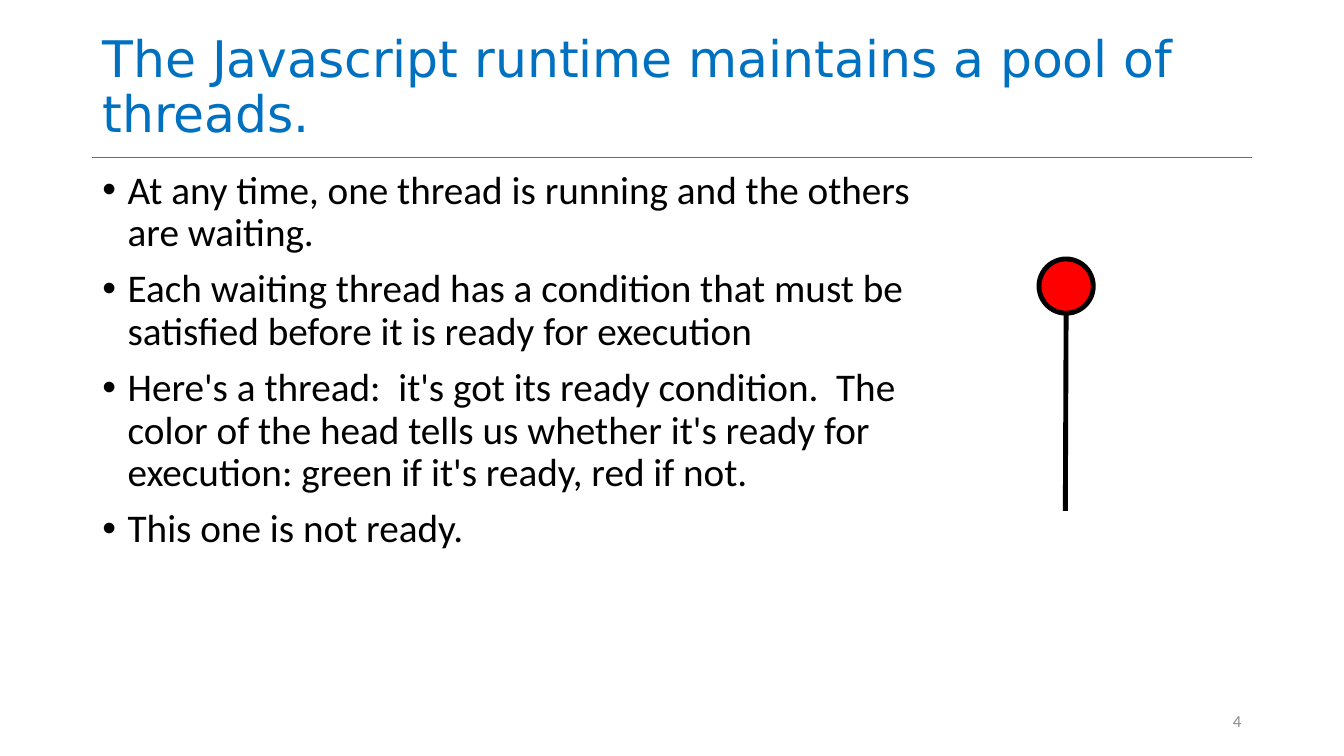
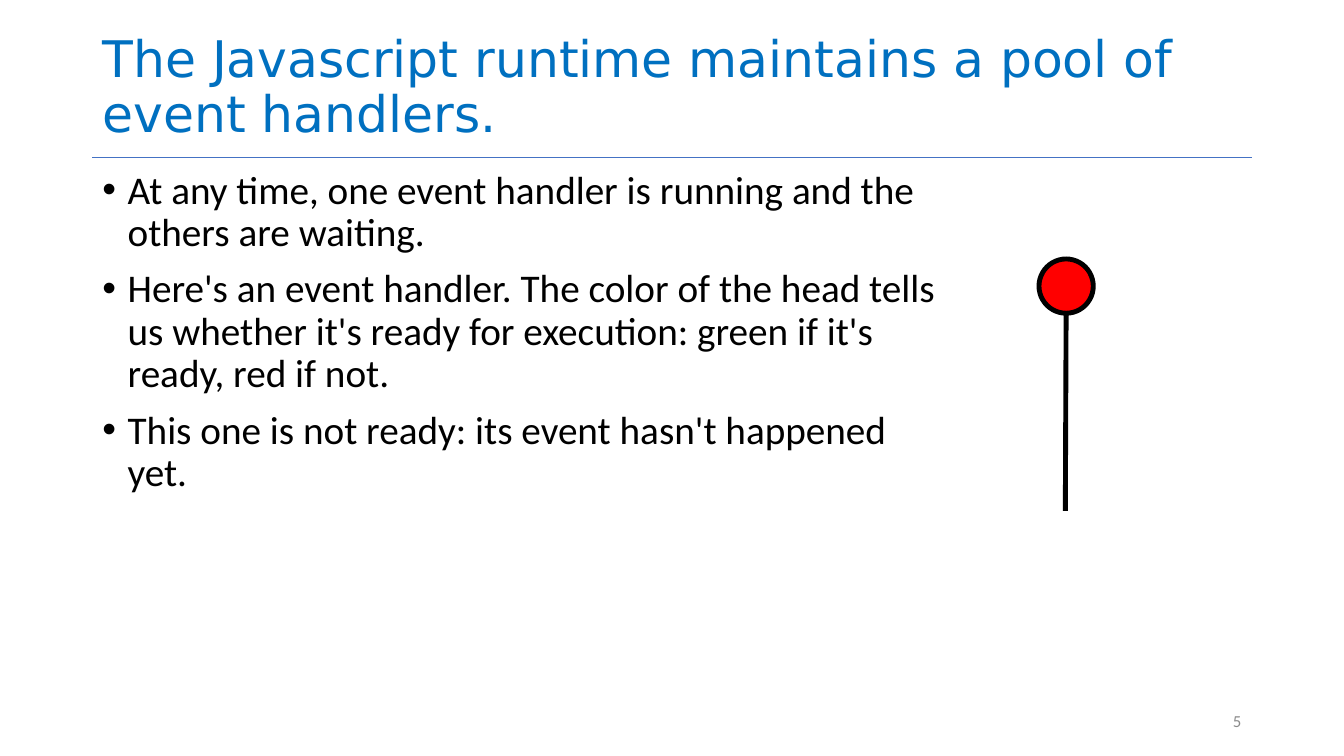
Before and after one commit to neu-se/CS4530-CS5500-Spring-2021, a slide deck: slide 5 of Slides/Lesson 4.1 The JavaScript Thread Model.pptx (slide 4 before the commit). Drawn at 1344x756 pixels with LibreOffice and Linux fonts; fonts in the diff are those of the drawing. Boxes give left, top, right and bottom in pixels: in the first picture for what was removed or moved away, otherwise in the second. Text is boxed around its words. In the diff, an @@ line names an element or a change of style, - is before the commit and + after.

```diff
--- a/Slides/Lesson 4.1 The JavaScript Thread Model.pptx
+++ b/Slides/Lesson 4.1 The JavaScript Thread Model.pptx
@@ title at [102,38,1173,133]: text changed @@
-The Javascript runtime maintains a pool of threads.
+The Javascript runtime maintains a pool of event handlers.
@@ text at [128,176,934,493]: text changed @@
-• At any time, one thread is running and the others are waiting.
-• Each waiting thread has a condition that must be satisfied before it is ready for execution
-• Here's a thread: it's got its ready condition. The color of the head tells us whether it's ready for execution: green if it's ready, red if not.
-• This one is not ready.
+• At any time, one event handler is running and the others are waiting.
+• Here's an event handler. The color of the head tells us whether it's ready for execution: green if it's ready, red if not.
+• This one is not ready: its event hasn't happened yet.
@@ page number at [1233,716,1241,727]: text changed @@
-4
+5
```
Also in this commit, not shown: 10 other slides changed, 9 slides added, 10 slides removed.
